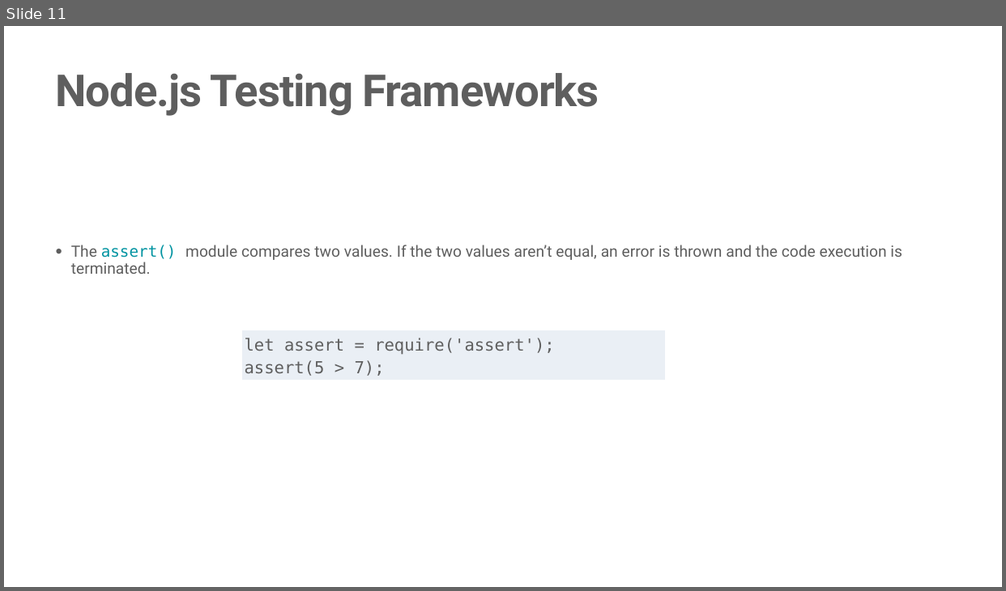
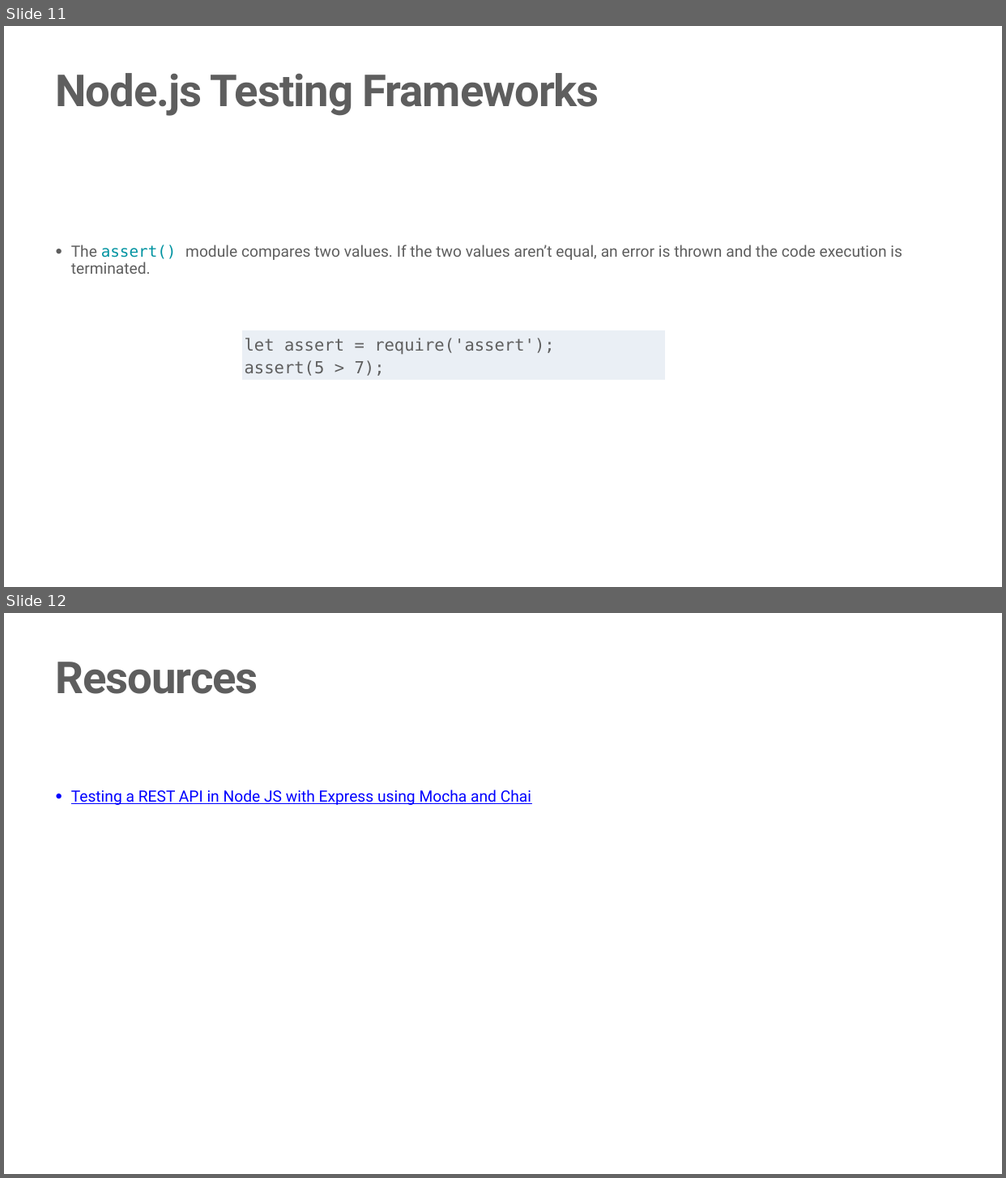
Before and after one commit to JS-RUH-1/Node-Express-Lessons, a slide deck: Testing and Refactoring Node.js.pptx. Shown one above the other, each under a label of ours: slide 11 before the commit, slides 11 and 12 after it. The pictures are 1006x591 and 1006x1178 pixels, drawn with LibreOffice and Linux fonts; fonts in the diff are those of the drawing; background and template pictures are left out. Boxes give left, top, right and bottom in pixels: in the first picture for what was removed or moved away, otherwise in the second. Text is boxed around its words. In the diff, an @@ line names an element or a change of style, - is before the commit and + after.

Commit message:
add slides

```diff
--- a/Testing and Refactoring Node.js.pptx
+++ b/Testing and Refactoring Node.js.pptx
@@ slide 12 added at <box>4,613,1002,1174</box>, background #FFFFFF @@
@@ title added at <box>56,662,258,694</box>, 85 pt, text #5E5E5E, bold @@
+Resources
@@ text added at <box>71,790,531,805</box>, 30 pt, text #0000FF, underline @@
+• Testing a REST API in Node JS with Express using Mocha and Chai
```
Also in this commit, not shown: 1 other file.
